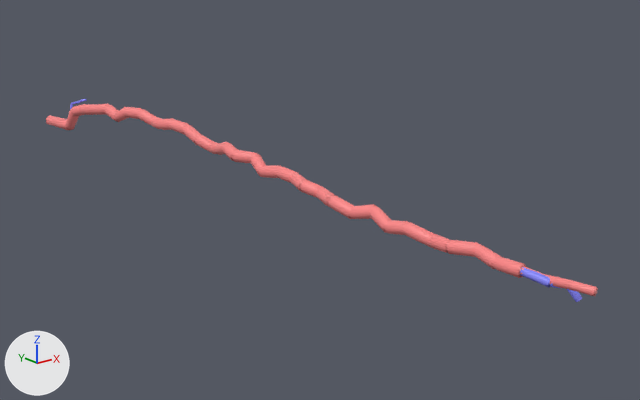
Before and after pictures for a commit that changed the glTF model public/data/plots/sample/media/qsm/276.glb.
The view is the same before and after, from a 50 mm camera at (0.0, -6.6, -5.94) aimed at (2.37, -3.63, -7.12). The axes (+X, +Y, +Z) are drawn at lower left. The lights are the same throughout. The picture after the commit comes second. Vertices at exactly the same position are counted once.

Script lines for the objects in view, before the commit:
```python
me_mesh_0 = bpy.data.meshes.new('Mesh_0')
me_mesh_0.from_pydata(...)  # 573 vertices, 1056 faces; spans x 1.98..2.21, y -5.23..-1.48, z -7.11..-6.86
me_mesh_0.materials.append(mat_defaultmaterial)
ob_mesh_0 = bpy.data.objects.new('Mesh_0', me_mesh_0)
ob_mesh_0.location = (0.0, 0.0, 0.0)
```
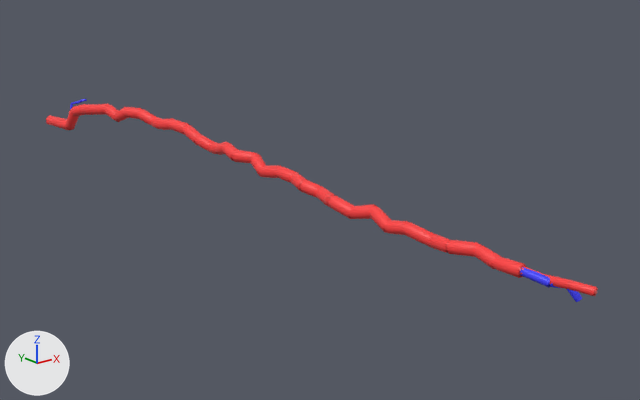
Location of each change, [x1, y1, x2, y2] in pixels of the pictures (640 x 400 px):
part 1 of me_mesh_0, recoloured: [46, 103, 598, 296] in both
part 2 of me_mesh_0, recoloured: [70, 99, 582, 302] in both

What the commit changed:
me_mesh_0 has 573 vertices, 1056 faces and spans x 1.98..2.21, y -5.23..-1.48, z -7.11..-6.86.
me_mesh_0 is used by ob_mesh_0; location (0.0, 0.0, 0.0).
me_mesh_0 part 1: 888 faces centred in x 1.99..2.2, y -5.23..-1.48, z -7.09..-6.87 are repainted in the vertex colours; the middle colour goes from pink #ff8888 to red #ff3f3f.
me_mesh_0 part 2: 168 faces centred in x 2.02..2.19, y -5.15..-1.74, z -7.06..-6.9 are repainted in the vertex colours; the middle colour goes from blue #8888ff to blue #3f3fff.
